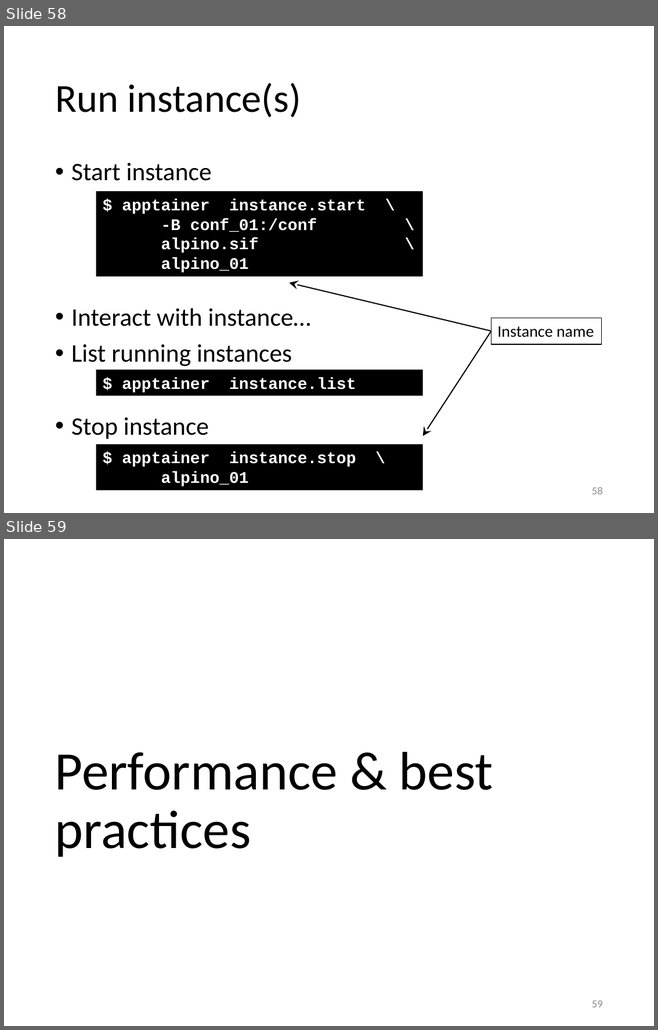
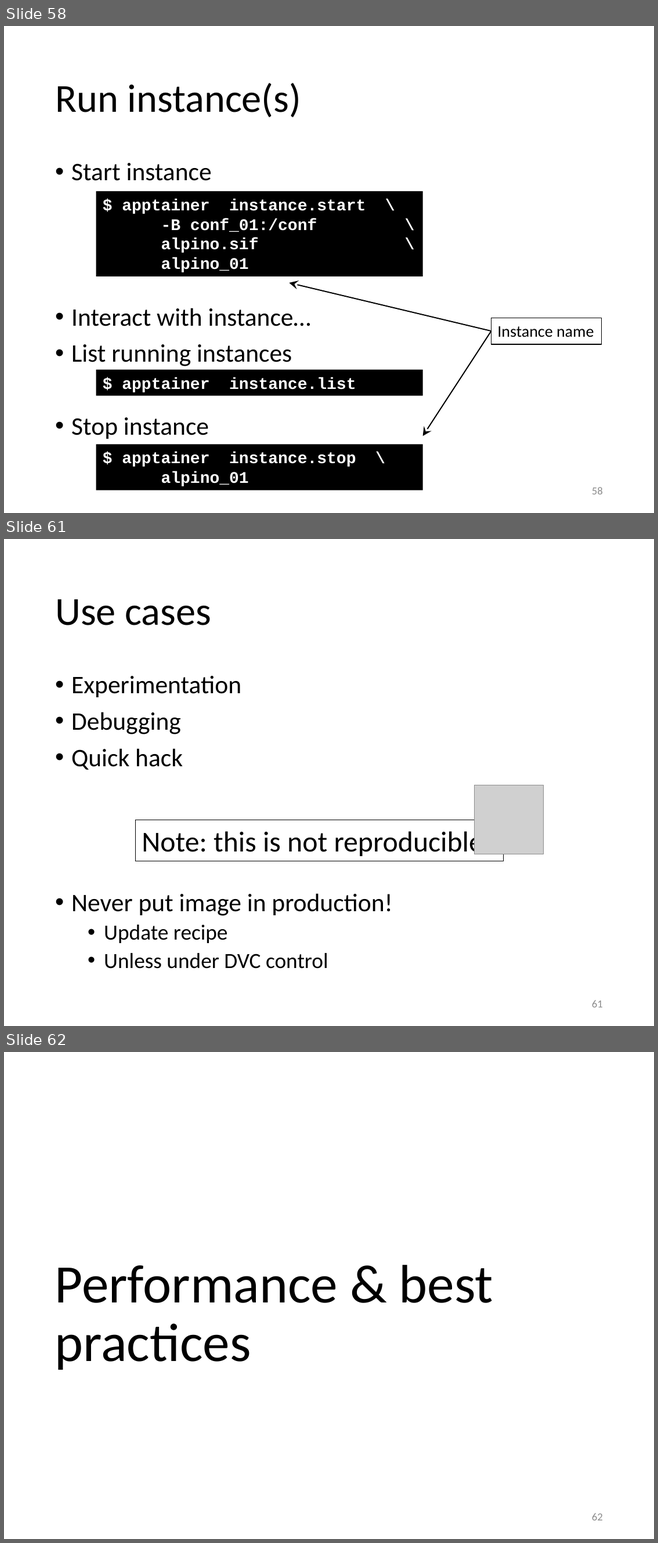
Before and after one commit to gjbex/Containers-for-HPC, a slide deck: containers_for_hpc.pptx. Shown one above the other, each under a label of ours: slides 58 and 59 before the commit, slides 58, 61 and 62 after it; the slides between them are not shown. The pictures are 658x1030 and 658x1543 pixels, drawn with LibreOffice and Linux fonts; fonts in the diff are those of the drawing; grey boxes stand for pictures. Boxes give left, top, right and bottom in pixels: in the first picture for what was removed or moved away, otherwise in the second. Text is boxed around its words. In the diff, an @@ line names an element or a change of style, - is before the commit and + after.

Commit message:
Add section on modifying images

```diff
--- a/containers_for_hpc.pptx
+++ b/containers_for_hpc.pptx
@@ slide 61 added at bbox=[4, 539, 654, 1026], background #FFFFFF @@
@@ title added at bbox=[55, 599, 211, 625], 44 pt, text #000000 @@
+Use cases
@@ text added at bbox=[71, 676, 392, 969], 28 pt, text #000000 @@
+• Experimentation
+• Debugging
+• Quick hack
+• Never put image in production!
+  • Update recipe
+  • Unless under DVC control
@@ picture added at bbox=[474, 785, 543, 855] @@
@@ rectangle added at bbox=[135, 820, 503, 861], fill #FFFFFF, outline #000000 0.75 pt, 32 pt, text #000000 @@
+Note: this is not reproducible!
@@ page number added at bbox=[592, 1000, 603, 1008], 12 pt, text #8C8C8C @@
+61
@@ what was slide 59 is now slide 62 @@
@@ page number at bbox=[592, 1513, 603, 1521]: text changed @@
-59
+62
```
Also in this commit, not shown: 1 slide changed, 2 other slides added.
